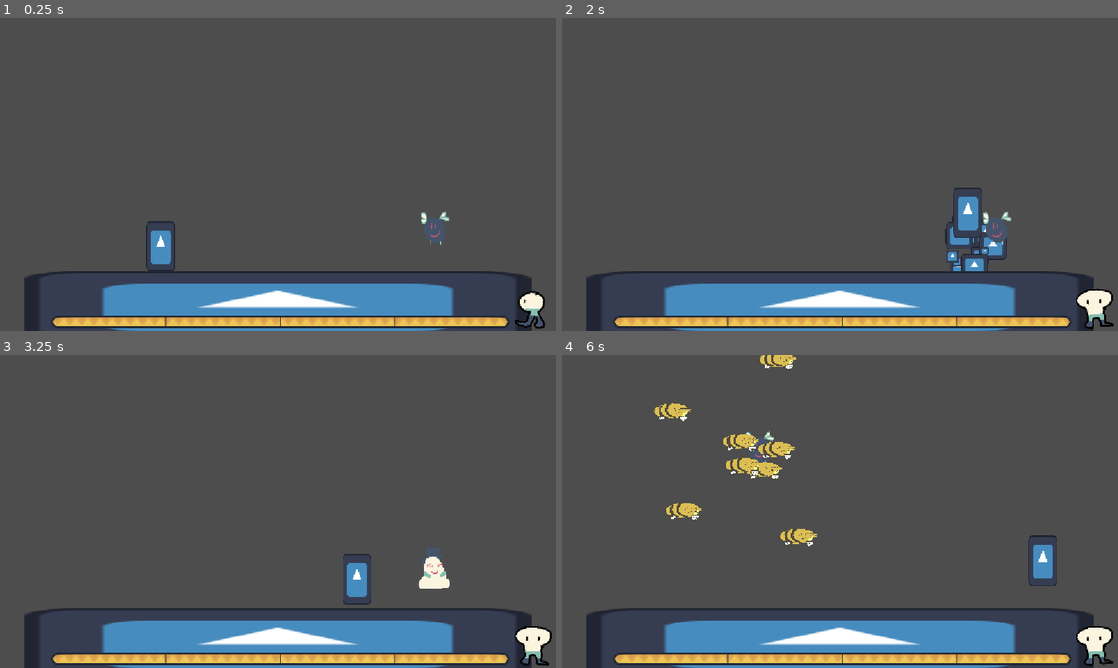
Above: before the commit, frames 1-4 (two rows, left to right).
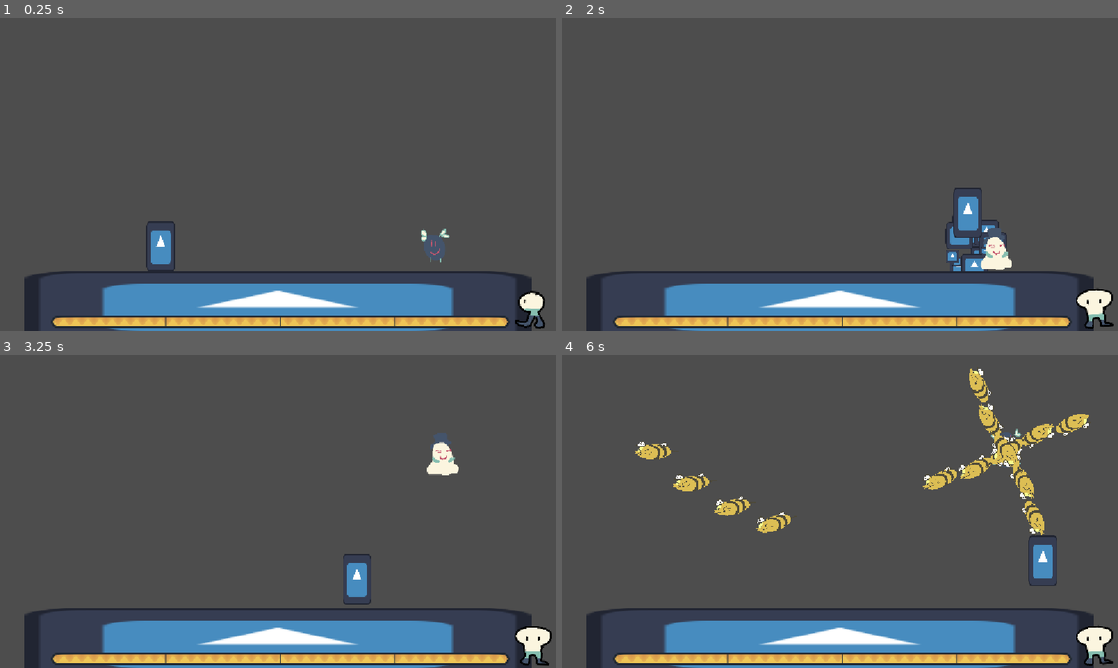
Above: after the commit, the same moments.

Repository: ShockedEmoji/whos-up-grandma
Game: Godot game, scene res://scenes/root.tscn
Same seed, same stepped clock (60 frames per second), same inputs: the game is played once before the commit and once after it. The engine's default icon, where the game draws it, is replaced by a stand-in: a white triangle on a blue panel in a dark square. Sound files missing from this copy of the repository are replaced by a short silence.
Inputs:
- Up to frame 1 (0.25 s): no input
- Up to frame 2 (2 s): hold Right (right) from 0.53 s (still down); tap Z (confirm) at 0.6, 1.35 s; tap Up (up) at 0.77, 1.52 s
- Up to frame 3 (3.25 s): release Right (right) at 2.03 s; hold A (left) 2.03-2.78 s; tap Z (confirm) at 2.1, 2.85 s; hold Right (right) from 2.78 s (still down); tap Up (up) at 3.02 s
- Up to frame 4 (6 s): tap Z (confirm) every 0.75 s from 3.6 to 5.85 s; tap Up (up) at 3.77, 4.52 s; release Right (right) at 4.28 s; hold A (left) 4.28-5.03 s; hold Right (right) 5.03-5.78 s; hold A (left) from 5.78 s (still down)

The runs differ from the first frame. In frame 1, 0.5% of the frame differs, in the area x 75-81%, y 62-79%; in frame 2, 0.6%; in frame 3, 1.0%; in frame 4, 4.4%, in the area x 13-95%, y 0-62%.
Error after the commit: Invalid call. Nonexistent function '_reduce_health' in base 'Node2D (root.gd)'. (res://scripts/hazard.gd:10)

Commit message:
mafia boss mechanics finished I think

Diff:
--- a/scenes/platformer/mafia_bullet.tscn
+++ b/scenes/platformer/mafia_bullet.tscn
@@ -83,7 +83,7 @@
 [node name="CollisionShape2D" type="CollisionShape2D" parent="hazard" unique_id=1787090637]
 shape = SubResource("CircleShape2D_othxm")
 
-[node name="AnimatedSprite2D" type="AnimatedSprite2D" parent="." unique_id=1148976044]
+[node name="AnimatedSprite2D" type="AnimatedSprite2D" parent="." unique_id=333155935]
 position = Vector2(-10, 1.9999981)
 rotation = -3.1415925
 scale = Vector2(0.19083971, 0.088607594)
@@ -93,3 +93,5 @@
 
 [node name="CollisionShape2D" type="CollisionShape2D" parent="." unique_id=55135114]
 shape = SubResource("CircleShape2D_45ro2")
+
+[connection signal="body_entered" from="." to="." method="_on_body_entered"]
--- /dev/null
+++ b/scenes/platformer/mafia_laser.tscn
@@ -0,0 +1,52 @@
+[gd_scene format=3 uid="uid://c205emvaea3sb"]
+
+[ext_resource type="Script" uid="uid://rnumm41i02ff" path="res://scripts/mafia_bullet.gd" id="1_p2qk6"]
+[ext_resource type="PackedScene" uid="uid://bfbucd0usre1o" path="res://scenes/platformer/hazard.tscn" id="2_pma48"]
+[ext_resource type="Texture2D" uid="uid://dmb3to5i4vf4u" path="res://sprites/icon.svg" id="3_p2qk6"]
+
+[sub_resource type="CircleShape2D" id="CircleShape2D_othxm"]
+radius = 17.029387
+
+[sub_resource type="SpriteFrames" id="SpriteFrames_324y4"]
+animations = [{
+"frames": [{
+"duration": 1.0,
+"texture": ExtResource("3_p2qk6")
+}],
+"loop": true,
+"name": &"1",
+"speed": 5.0
+}, {
+"frames": [{
+"duration": 1.0,
+"texture": ExtResource("3_p2qk6")
+}],
+"loop": true,
+"name": &"break",
+"speed": 5.0
+}]
+
+[sub_resource type="CircleShape2D" id="CircleShape2D_45ro2"]
+radius = 29.068884
+
+[node name="mafia_laser" type="Area2D" unique_id=2000449668]
+script = ExtResource("1_p2qk6")
+speed = 2000.0
+
+[node name="hazard" parent="." unique_id=261412062 instance=ExtResource("2_pma48")]
+
+[node name="CollisionShape2D" type="CollisionShape2D" parent="hazard" unique_id=1787090637]
+shape = SubResource("CircleShape2D_othxm")
+
+[node name="AnimatedSprite2D" type="AnimatedSprite2D" parent="." unique_id=1148976044]
+position = Vector2(-1.4210855e-14, 0)
+rotation = -3.1415925
+scale = Vector2(0.45762756, 0.45762753)
+sprite_frames = SubResource("SpriteFrames_324y4")
+animation = &"1"
+autoplay = "1"
+
+[node name="CollisionShape2D" type="CollisionShape2D" parent="." unique_id=55135114]
+shape = SubResource("CircleShape2D_45ro2")
+
+[connection signal="body_entered" from="." to="." method="_on_body_entered"]
--- a/scripts/mafia_bossfight.gd
+++ b/scripts/mafia_bossfight.gd
@@ -22,6 +22,7 @@
 
 
 func _ready() -> void:
+	get_tree().paused = false
 	_new_attack()
 
 var tween: Tween
@@ -29,13 +30,23 @@
 var arena_bottom_left: Vector2 = Vector2(92, 479)
 var arena_top_right: Vector2 = Vector2(1054, 47)
 
+var enraged: bool = false
+
 func _new_attack():
+
+	boss.position.y = arena_bottom_left.y
+
 	match boss_state:
 		BOSS_STATES.IDLE:
 			animated_sprite_2d.play("idle")
-			await get_tree().create_timer(randf_range(1.5, 3.0)).timeout
-
-			var next_attack: BOSS_STATES = 2  as BOSS_STATES # randi_range(1, 3) as BOSS_STATES
+
+			if !enraged:
+				await get_tree().create_timer(randf_range(1.0, 2.0)).timeout
+
+			var next_attack: BOSS_STATES = randi_range(1, 4) as BOSS_STATES
+
+			if texture_progress_bar.value <= 500 && !enraged:
+				enraged = true
 
 			boss_state = next_attack
 			pass
@@ -55,8 +66,11 @@
 
 			var bounces: int = 0
 
-			while (bounces < 5):
-				boss.position += direction_to_player * 500 * get_process_delta_time()
+			while (bounces < 8):
+				if !enraged:
+					boss.position += direction_to_player * (500 + bounces * 30) * get_process_delta_time()
+				else:
+					boss.position += direction_to_player * (600 + bounces * 50) * get_process_delta_time()
 				boss.rotation = direction_to_player.angle()
 
 				if boss.position.y > arena_bottom_left.y:
@@ -102,21 +116,117 @@
 
 			animated_sprite_2d.play("spin")
 
-			for i in range(6):
-				for j in range(4):
-					var inst = MAFIA_BULLET.instantiate()
-					inst.start_position = boss.position
-					inst.direction = Vector2.from_angle((PI * j + PI / i) / 4 * PI - 2 * PI)
-
-					$"..".add_child(inst)
-
-					inst.hazard.big_daddy = self
-				await get_tree().create_timer(0.5).timeout
+			var left_or_right: int = randi_range(0, 1)
+			if left_or_right == 0: left_or_right = -1
+
+			for i in range(4):
+				for h in range(4):
+					for j in range(4):
+						var inst = MAFIA_BULLET.instantiate()
+						inst.start_position = boss.position
+						inst.direction = Vector2.from_angle(((j * TAU / 4) + ((i * 4 + h) * 0.1)) * left_or_right)
+
+						$"..".add_child(inst)
+
+						inst.big_daddy = self
+					await get_tree().create_timer(0.2).timeout
+				if !enraged:
+					await get_tree().create_timer(0.8).timeout
+				else:
+					await get_tree().create_timer(0.4).timeout
+
+			animated_sprite_2d.play("launch")
+
+			tween = create_tween()
+			tween.tween_property(boss, "position", Vector2(boss.position.x, arena_bottom_left.y), (1000 - boss.position.y) / 800.0).set_trans(Tween.TRANS_SINE).set_ease(Tween.EASE_IN)
+			await tween.finished
+			boss.rotation = 0
 
 			boss_state = BOSS_STATES.IDLE
 			pass
 		BOSS_STATES.SHOOTING:
 			print("shoot")
+
+			animated_sprite_2d.play("crouch")
+			await get_tree().create_timer(0.5).timeout
+			animated_sprite_2d.play("arm wave")
+
+			for i in range(10):
+				var left_or_right: int = int(floor(i / 2.0)) % 2
+
+				var inst = MAFIA_BULLET.instantiate()
+				inst.start_position = boss.position
+				inst.direction = Vector2.from_angle(left_or_right * PI)
+
+				inst.big_daddy = self
+
+				$"..".add_child(inst)
+
+
+				if enraged:
+					inst = MAFIA_BULLET.instantiate()
+					inst.start_position = boss.position
+					inst.direction = Vector2.from_angle(randf_range(0, -PI))
+
+					inst.big_daddy = self
+
+					$"..".add_child(inst)
+
+
+				await get_tree().create_timer(0.3).timeout
+
+			boss_state = BOSS_STATES.IDLE
+			pass
+		BOSS_STATES.EDGE:
+			animated_sprite_2d.play("crouch")
+			await get_tree().create_timer(0.5).timeout
+
+			tween = create_tween()
+
+			var left_or_right: int = randi_range(0, 1)
+
+			var move_time: float = 1.0
+
+			if enraged: move_time = 0.75
+
+			match left_or_right:
+				0:
+					tween.tween_property(boss, "position:x", arena_bottom_left.x, move_time).set_trans(Tween.TRANS_SINE).set_ease(Tween.EASE_IN)
+				1:
+					tween.tween_property(boss, "position:x", arena_top_right.x, move_time).set_trans(Tween.TRANS_SINE).set_ease(Tween.EASE_IN)
+			tween.parallel().tween_property(boss, "position:y", 200, move_time).set_trans(Tween.TRANS_SINE).set_ease(Tween.EASE_OUT)
+
+			await tween.finished
+
+			await get_tree().create_timer(0.2).timeout
+
+			animated_sprite_2d.play("launch")
+
+			tween = create_tween()
+
+			match left_or_right:
+				0:
+					tween.tween_property(boss, "position:x", arena_top_right.x - 100, move_time * 2).set_trans(Tween.TRANS_SINE).set_ease(Tween.EASE_IN)
+				1:
+					tween.tween_property(boss, "position:x", arena_bottom_left.x + 100, move_time * 2).set_trans(Tween.TRANS_SINE).set_ease(Tween.EASE_IN)
+
+			for i in range(18):
+				var inst = MAFIA_BULLET.instantiate()
+				inst.start_position = boss.position
+				inst.direction = Vector2.DOWN
+
+				$"..".add_child(inst)
+
+				inst.big_daddy = self
+				await get_tree().create_timer(0.1 * move_time).timeout
+
+			await get_tree().create_timer(0.5).timeout
+
+			tween = create_tween()
+			tween.tween_property(boss, "position", Vector2(boss.position.x, arena_bottom_left.y), (1000 - boss.position.y) / 800.0).set_trans(Tween.TRANS_SINE).set_ease(Tween.EASE_IN)
+			await tween.finished
+			boss.rotation = 0
+
 			boss_state = BOSS_STATES.IDLE
 			pass
 
@@ -125,7 +235,7 @@
 @onready var camera_2d: Camera2D = $Camera2D
 @onready var texture_progress_bar: TextureProgressBar = $TextureProgressBar
 
-var bullet_damage: int = 8
+var bullet_damage: int = 3
 
 var dying: bool = false
 
@@ -137,13 +247,9 @@
 		touching_legal = false
 		dying = true
 
+		boss_state = BOSS_STATES.DEAD
+
 		$".."._stop_music()
-
-
-		#DATA.post_transition_player_pos = Vector2(4471.0, -1510)
-		#DATA.bee_just_killed = true
-		$".."._play_music("tutorial")
-		$".."._fade_transition("top_down/tutorial", 0.2, 0, 3, $Camera2D)
 
 func _death():
 	$".."._stop_music()
@@ -156,5 +262,7 @@
 	IDLE,
 	LAUNCHING,
 	JUMPING,
-	SHOOTING
+	SHOOTING,
+	EDGE,
+	DEAD
 }
--- a/scripts/mafia_bullet.gd
+++ b/scripts/mafia_bullet.gd
@@ -2,13 +2,19 @@
 
 @export var start_position: Vector2
 
-var speed: float = 300
+@export var speed: float = 350
 var direction: Vector2 = Vector2.ZERO
 @onready var animated_sprite_2d: AnimatedSprite2D = $AnimatedSprite2D
 @onready var hazard: Area2D = $hazard
 
+var big_daddy: Node2D = null
+
 func _ready() -> void:
 	self.position = start_position
+
+	self.rotation = direction.angle()
+
+	hazard.big_daddy = self.big_daddy
 
 # Called every frame. 'delta' is the elapsed time since the previous frame.
 func _process(delta: float) -> void:
